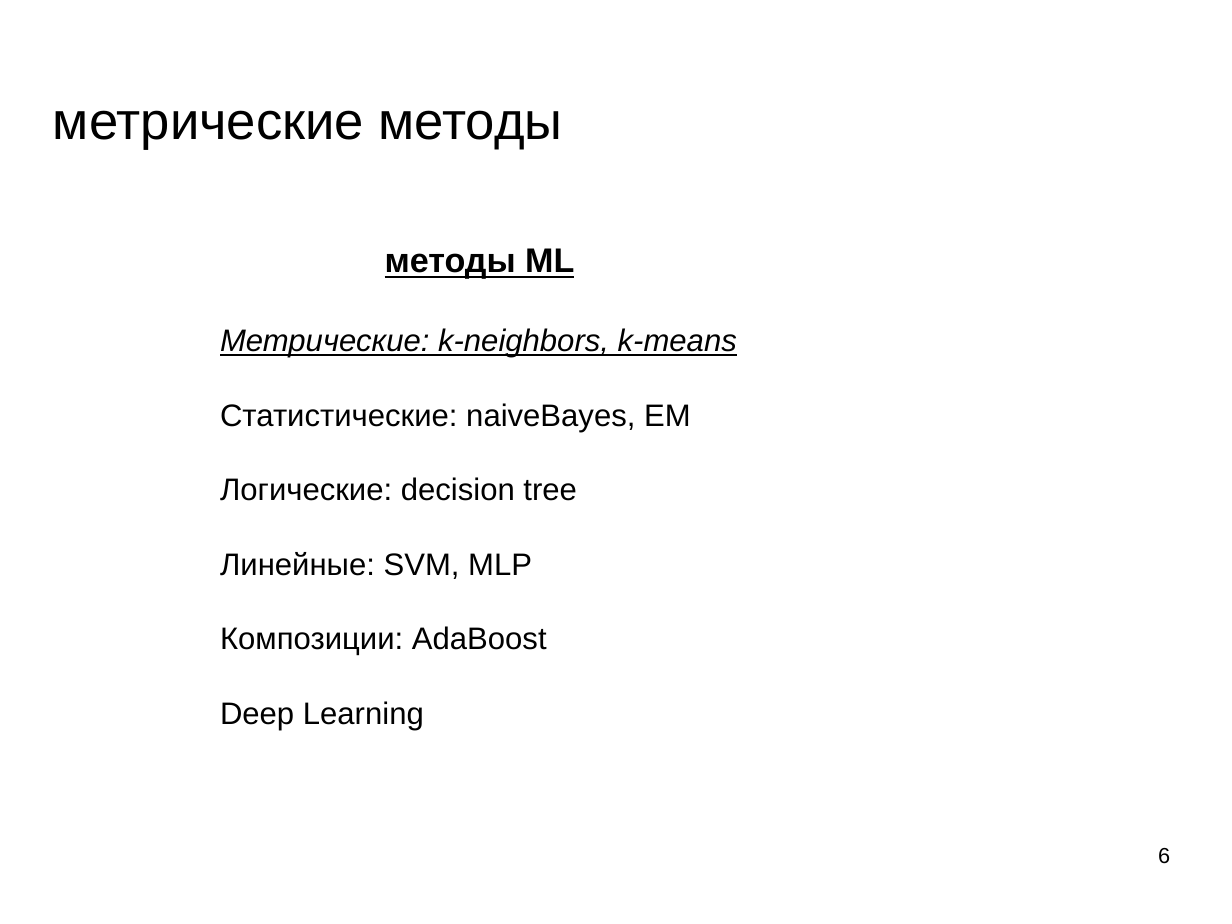
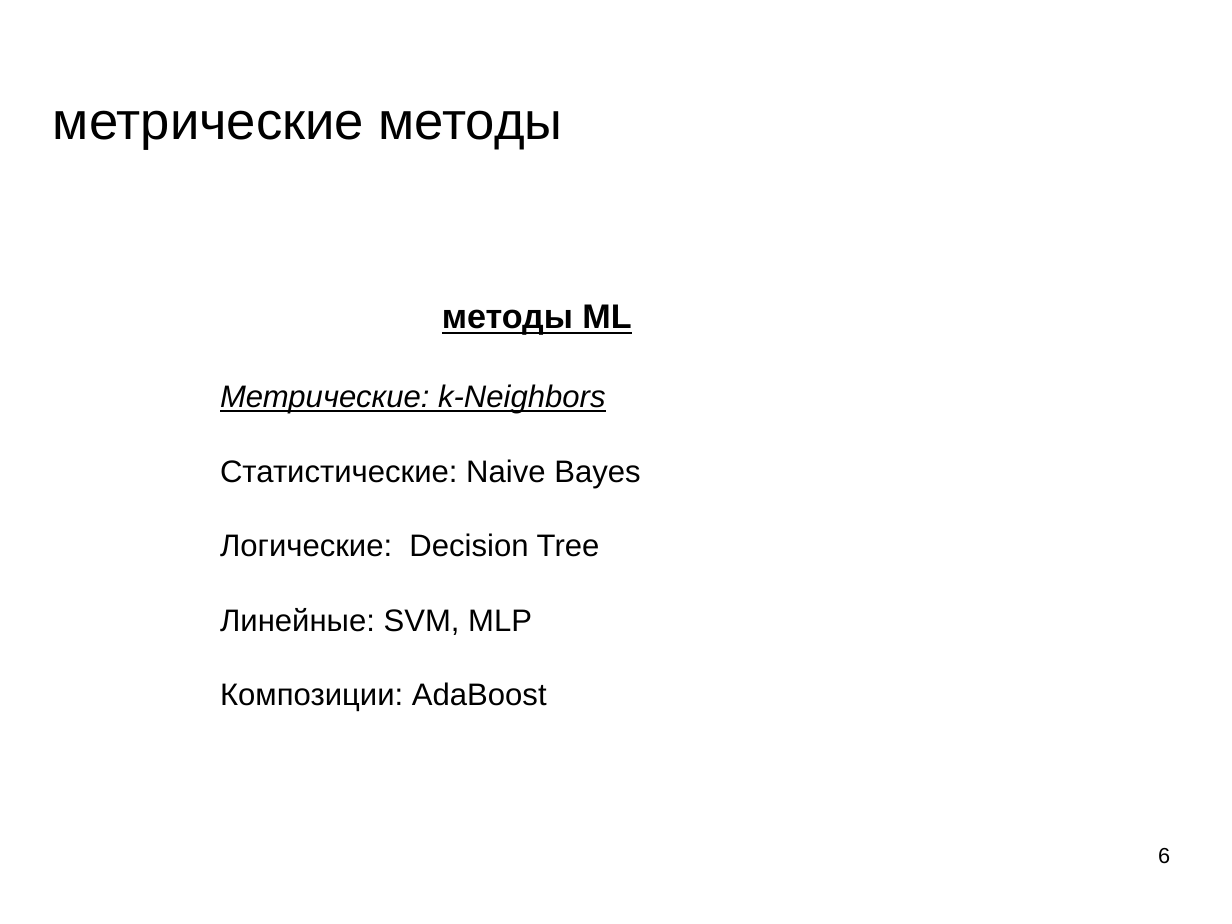
Before and after one commit to mechanoid5/ml_lectorium_legacy, a slide deck: slide 6 of 03-metric.odp. Drawn at 1232x924 pixels with LibreOffice and Linux fonts; fonts in the diff are those of the drawing; background and template pictures are left out. Boxes give left, top, right and bottom in pixels: in the first picture for what was removed or moved away, otherwise in the second. Text is boxed around its words. In the diff, an @@ line names an element or a change of style, - is before the commit and + after.

```diff
--- a/03-metric.odp
+++ b/03-metric.odp
@@ subtitle at <box>220,384,640,557</box>: text changed @@
-Метрические: k-neighbors, k-means
-Статистические: naiveBayes, EM
-Логические: decision tree
+Метрические: k-Neighbors
+Статистические: Naive Bayes
+Логические: Decision Tree
@@ subtitle at <box>220,701,424,730</box>: paragraph removed @@
-Deep Learning
```
Also in this commit, not shown: 7 other slides changed, 1 slide added, 1 other file.
